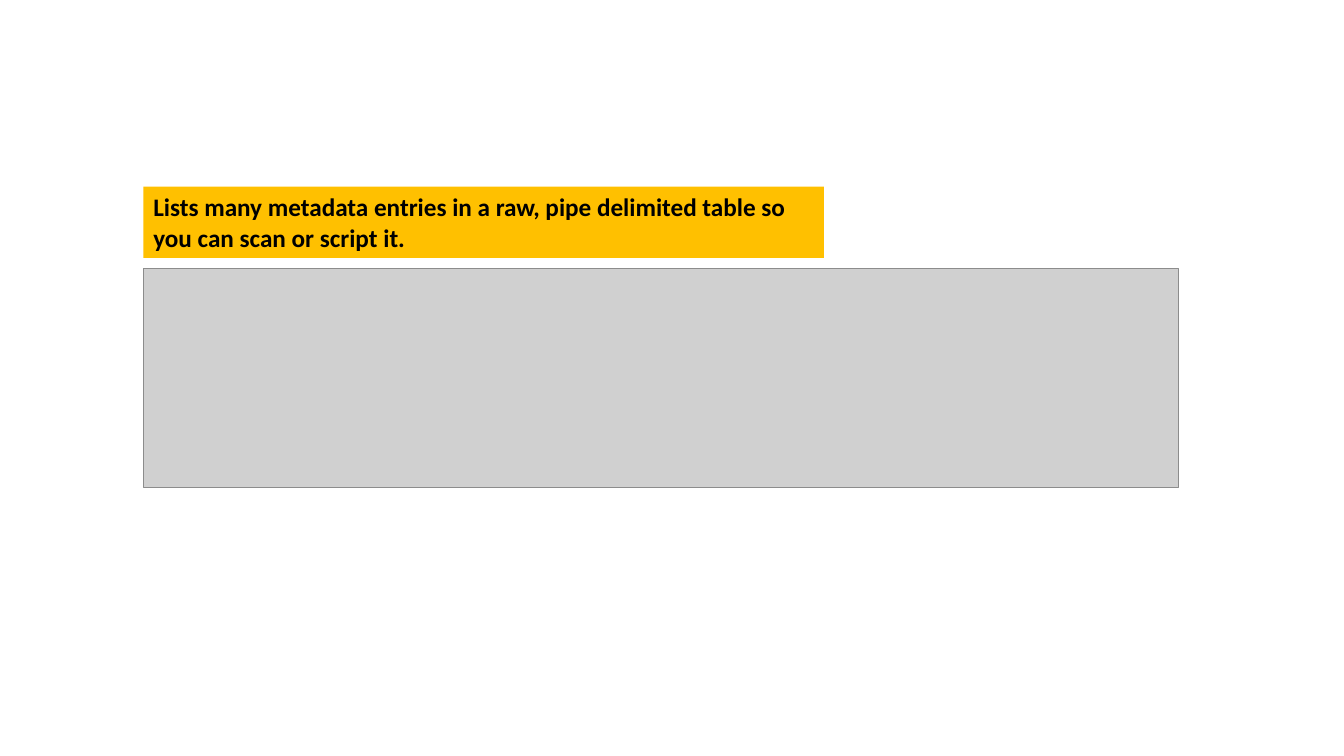
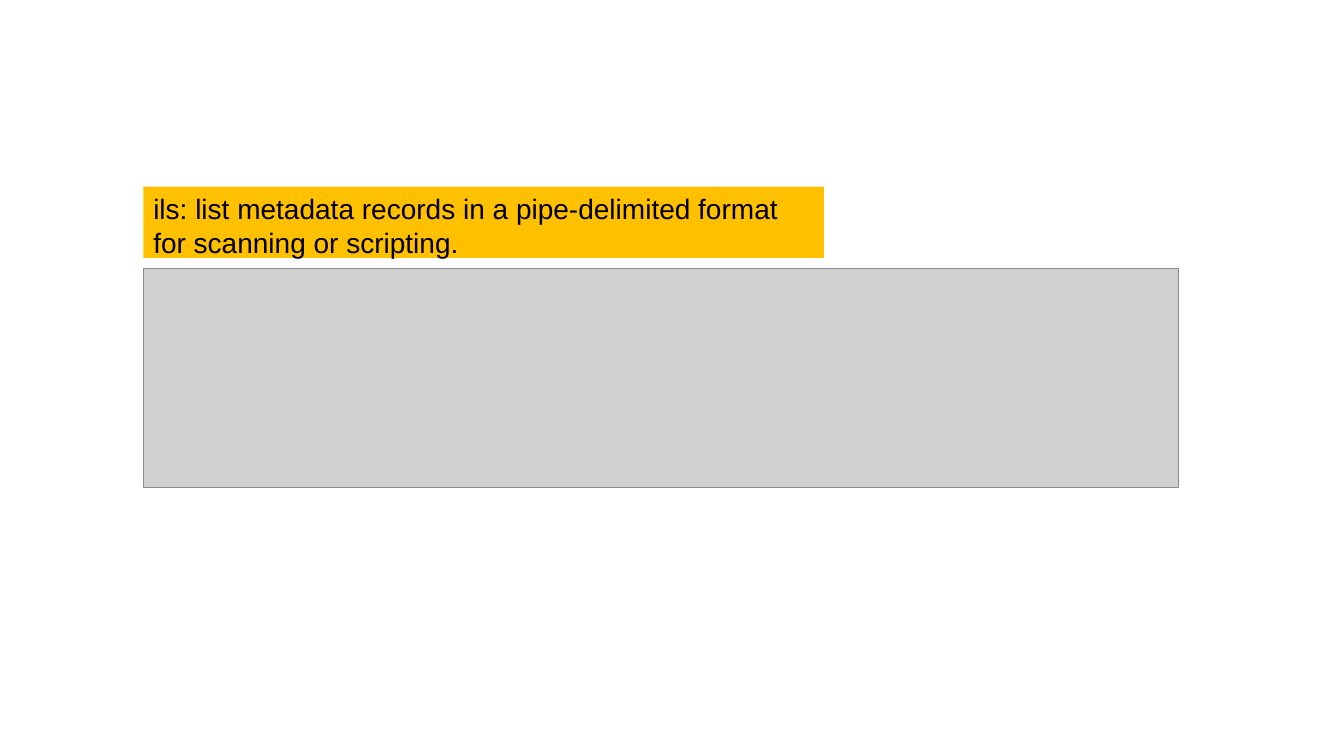
Before and after one commit to frankwxu/Digital-Forensics-Basic-Book, a slide deck: slide 28 of PPTs/Ch7_The_Sleuth_Kit_Tutorial.pptx (slide 26 before the commit). Drawn at 1344x756 pixels with LibreOffice and Linux fonts; fonts in the diff are those of the drawing; grey boxes stand for pictures; background and template pictures are left out. Boxes give left, top, right and bottom in pixels: in the first picture for what was removed or moved away, otherwise in the second. Text is boxed around its words. In the diff, an @@ line names an element or a change of style, - is before the commit and + after.

```diff
--- a/PPTs/Ch7_The_Sleuth_Kit_Tutorial.pptx
+++ b/PPTs/Ch7_The_Sleuth_Kit_Tutorial.pptx
@@ text in rectangle at [153,198,777,258]: text changed; size 18 to 20 pt; font Calibri to Arial; bold off @@
-Lists many metadata entries in a raw, pipe delimited table so you can scan or script it.
+ils: list metadata records in a pipe-delimited format for scanning or scripting.
```
Also in this commit, not shown: 37 other slides changed, 4 slides added, 1 slide removed.
